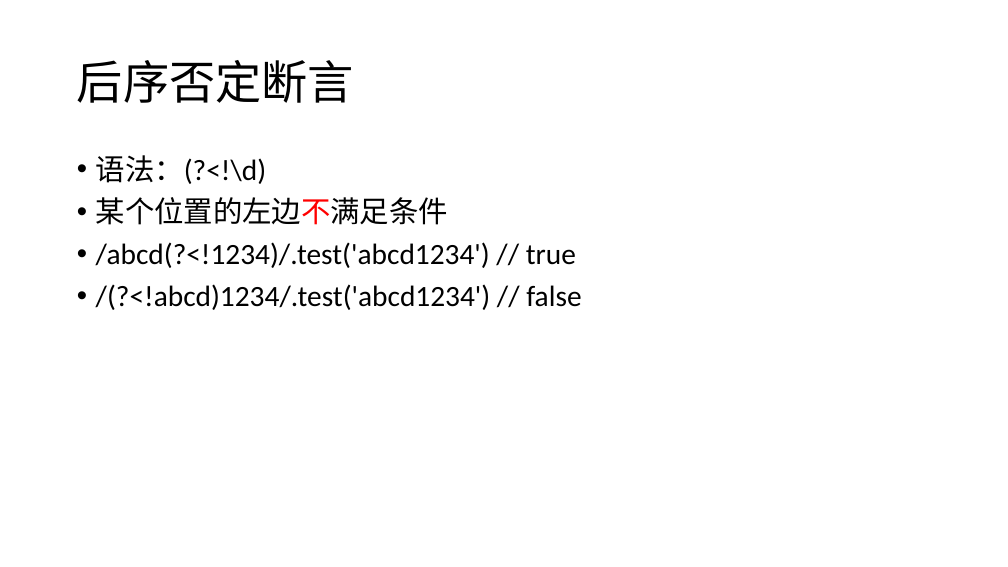
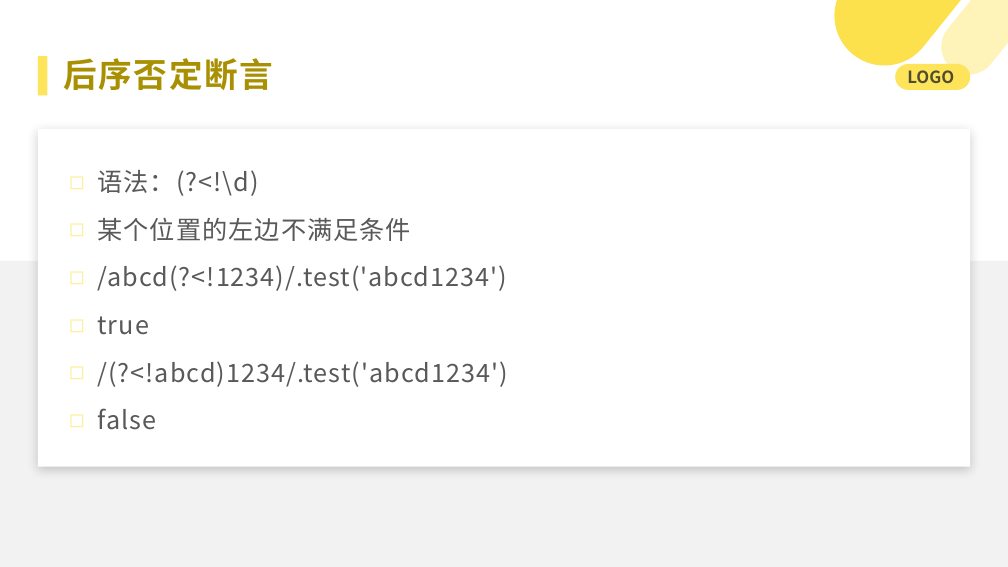
Before and after one commit to 382615666/note, a slide deck: slide 11 of 科普.pptx. Drawn at 1008x567 pixels with LibreOffice and Linux fonts; fonts in the diff are those of the drawing. Boxes give left, top, right and bottom in pixels: in the first picture for what was removed or moved away, otherwise in the second. Text is boxed around its words. In the diff, an @@ line names an element or a change of style, - is before the commit and + after.

```diff
--- a/科普.pptx
+++ b/科普.pptx
@@ freeform shape added at (x1=817, y1=0, x2=962, y2=86), fill #FCD605 at 71% opacity @@
@@ freeform shape added at (x1=930, y1=0, x2=1008, y2=86), fill #FDE45A at 42% opacity @@
@@ rectangle added at (x1=38, y1=56, x2=48, y2=95), fill #FDE45A @@
@@ text "后序否定断言" moved from (x1=77, y1=60, x2=354, y2=103) to (x1=64, y1=58, x2=274, y2=90) @@
@@ text "后序否定断言" at (x1=64, y1=58, x2=274, y2=90): size 44 to 32 pt, font Calibri to Noto Sans CJK SC, text colour #000000 to #A99002, letter spacing 0 to 1.5 pt, bold on; line spacing 0.9 to 1; vertical alignment middle to top @@
@@ rounded rectangle added at (x1=895, y1=64, x2=970, y2=90), fill #FDE45A @@
@@ text added at (x1=907, y1=70, x2=954, y2=83), 16 pt, text #262626 at 80% opacity, bold @@
+LOGO
@@ rectangle added at (x1=38, y1=129, x2=970, y2=467), fill #FFFFFF @@
@@ text "语法：(?<!\d)" moved from (x1=96, y1=155, x2=581, y2=310) to (x1=97, y1=170, x2=507, y2=430) @@
@@ text at (x1=97, y1=170, x2=411, y2=241): size 28 to 24 pt, font Calibri to Noto Sans CJK SC, text colour #000000 to #595959, letter spacing 0 to 1 pt in "语法：(?<!\d)", "某个位置的左边不满足条件"; text colour #FF0000 to #595959 in "某个位置的左边不满足条件"; bullet • to ◻; line spacing 0.9 to 1.3; less space between paragraphs @@
@@ rectangle added at (x1=0, y1=261, x2=1008, y2=567), fill #F2F2F2 @@
@@ text at (x1=97, y1=265, x2=507, y2=430): text changed; size 28 to 24 pt; font Calibri to Noto Sans CJK SC; text colour #000000 to #595959 @@
-• /abcd(?<!1234)/.test('abcd1234') // true
-• /(?<!abcd)1234/.test('abcd1234') // false
+◻ /abcd(?<!1234)/.test('abcd1234')
+◻ true
+◻ /(?<!abcd)1234/.test('abcd1234')
+◻ false
```
Also in this commit, not shown: 14 other slides changed, 4 slides added, 3 other files.
